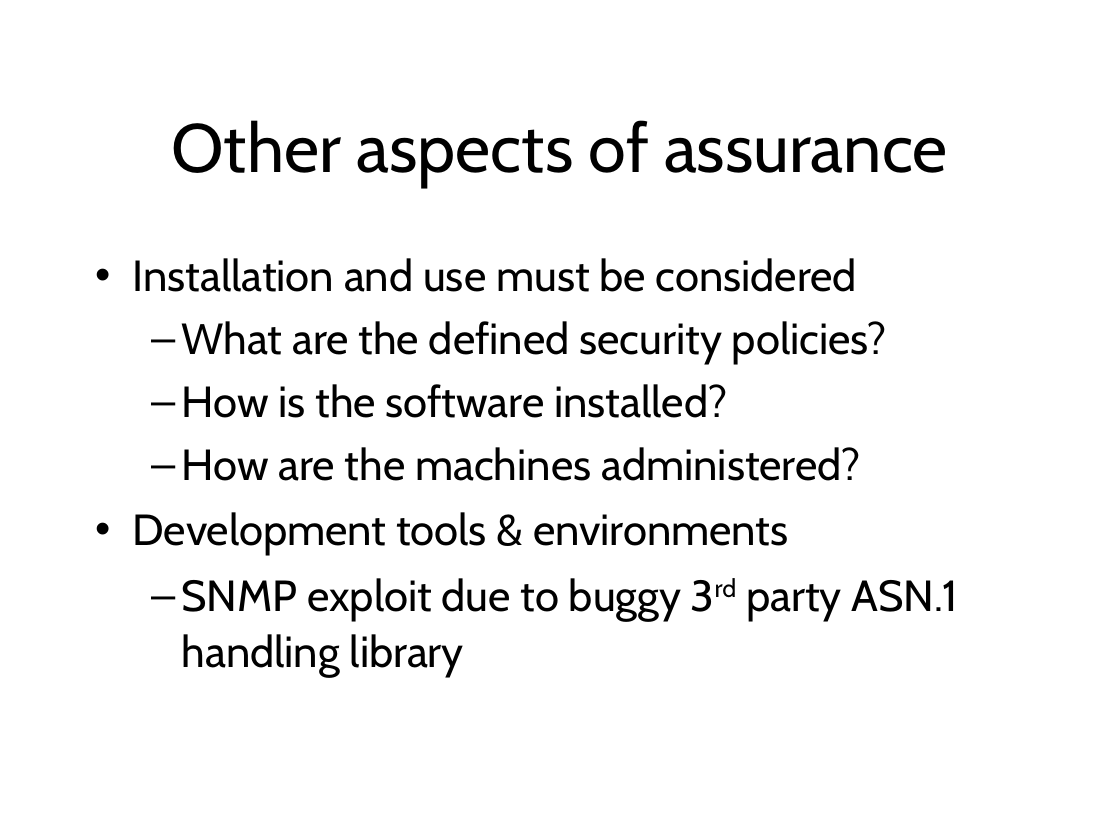
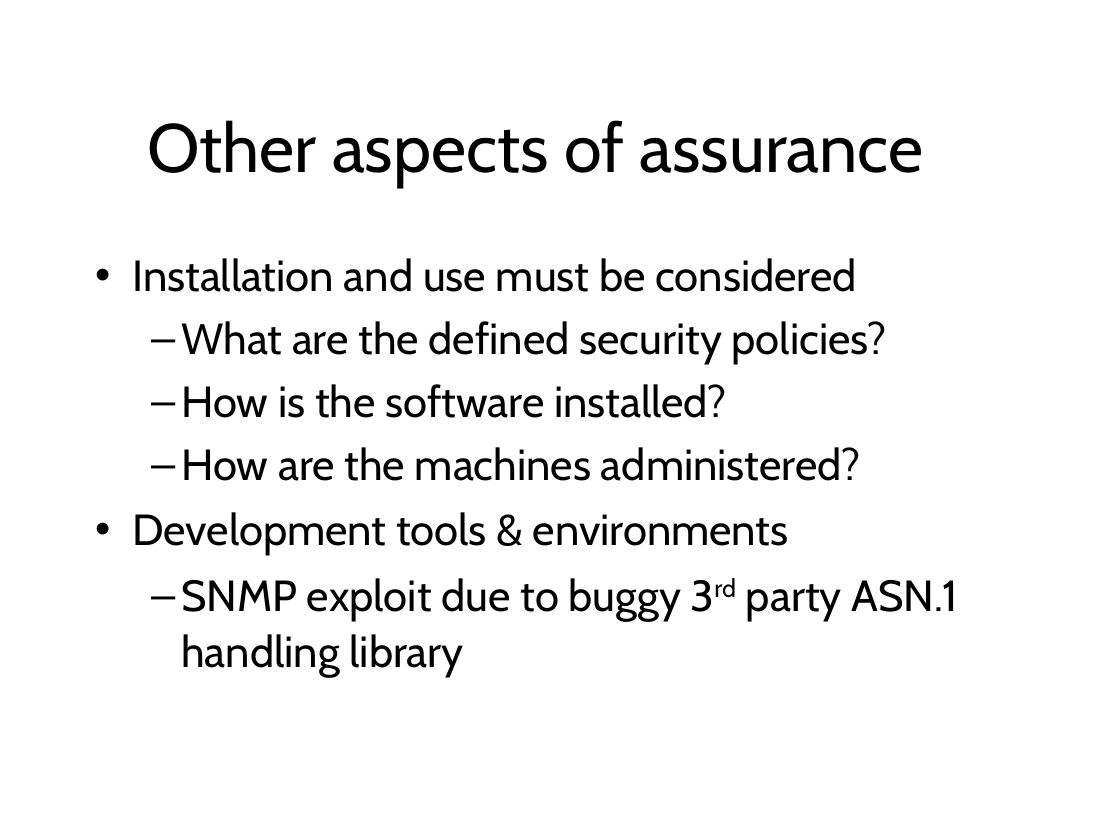
Before and after one commit to sftcd/cs7053, a slide deck: slide 30 of 2016lectures/02-concepts.ppt (slide 29 before the commit). Drawn at 1120x840 pixels with LibreOffice and Linux fonts; fonts in the diff are those of the drawing. Boxes give left, top, right and bottom in pixels: in the first picture for what was removed or moved away, otherwise in the second. Text is boxed around its words. In the diff, an @@ line names an element or a change of style, - is before the commit and + after.

```diff
--- a/2016lectures/02-concepts.ppt
+++ b/2016lectures/02-concepts.ppt
@@ title "Other aspects of assurance": place and size @@
-title "Other aspects of assurance" at [171, 120, 948, 187]
+title "Other aspects of assurance" at [147, 120, 924, 187]
```
Also in this commit, not shown: 42 other slides changed, 4 slides added, 5 other files.
